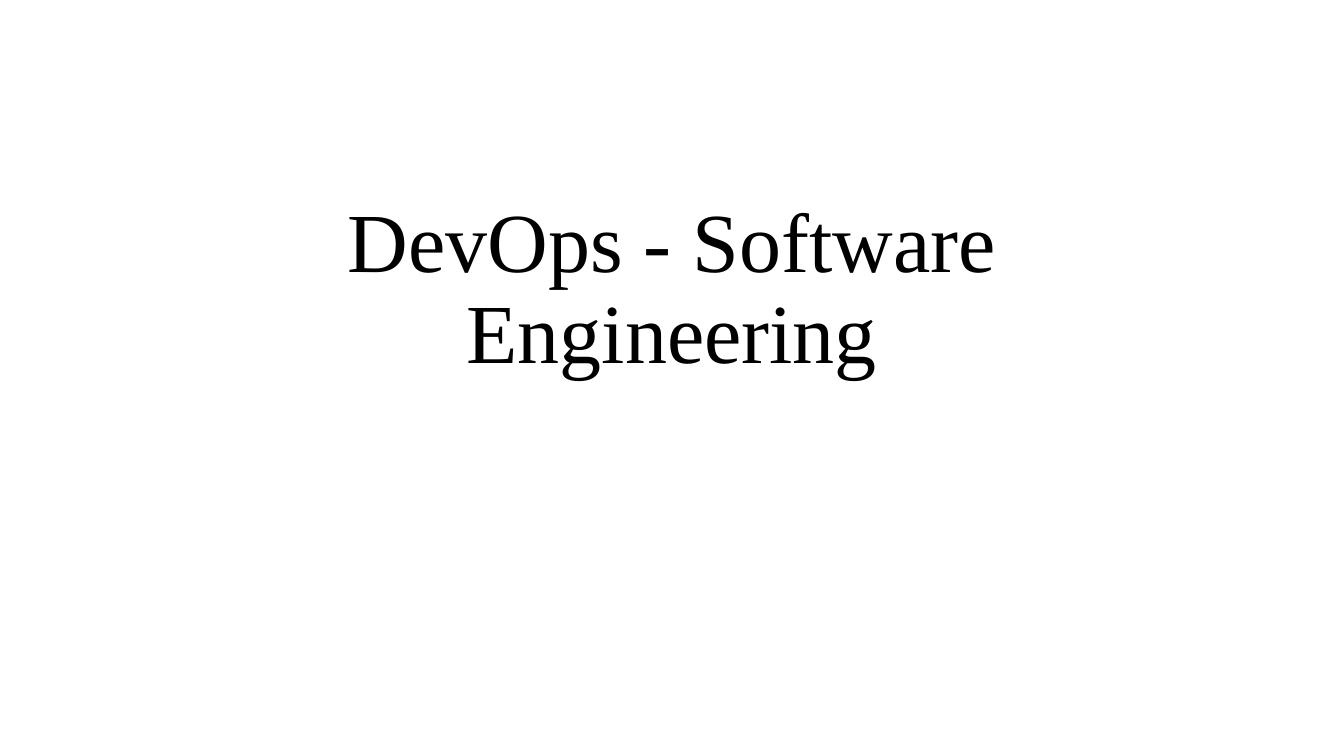
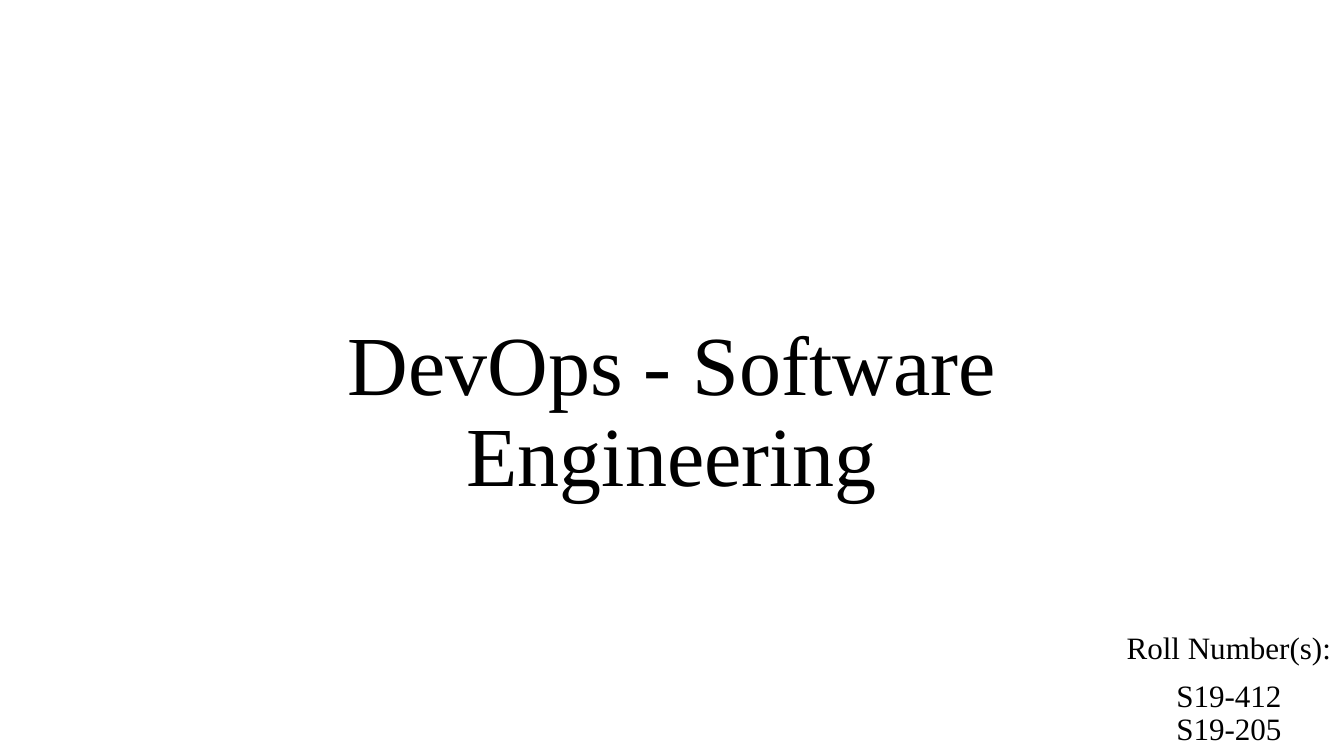
Before and after one commit to TechieeRishi/SEISAII-DevOps, a slide deck: slide 1 of Software Engineering ISA II DevOps - S19-412^0S19-205.pptx. Drawn at 1344x756 pixels with LibreOffice and Linux fonts; fonts in the diff are those of the drawing. Boxes give left, top, right and bottom in pixels: in the first picture for what was removed or moved away, otherwise in the second. Text is boxed around its words. In the diff, an @@ line names an element or a change of style, - is before the commit and + after.

```diff
--- a/Software Engineering ISA II DevOps - S19-412^0S19-205.pptx
+++ b/Software Engineering ISA II DevOps - S19-412^0S19-205.pptx
@@ title "DevOps - Software Engineering": place and size @@
-title "DevOps - Software Engineering" at (348, 213, 996, 379)
+title "DevOps - Software Engineering" at (348, 336, 996, 502)
@@ subtitle added at (1127, 637, 1331, 741), 22.2 pt, text #000000 @@
+Roll Number(s):
+S19-412
+S19-205
```
Also in this commit, not shown: 6 other slides changed.
